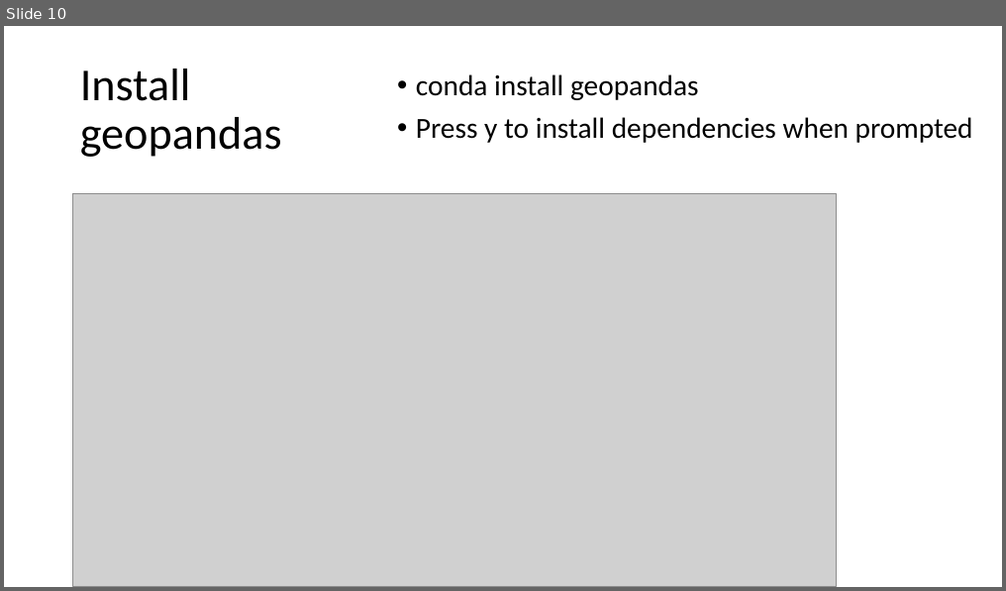
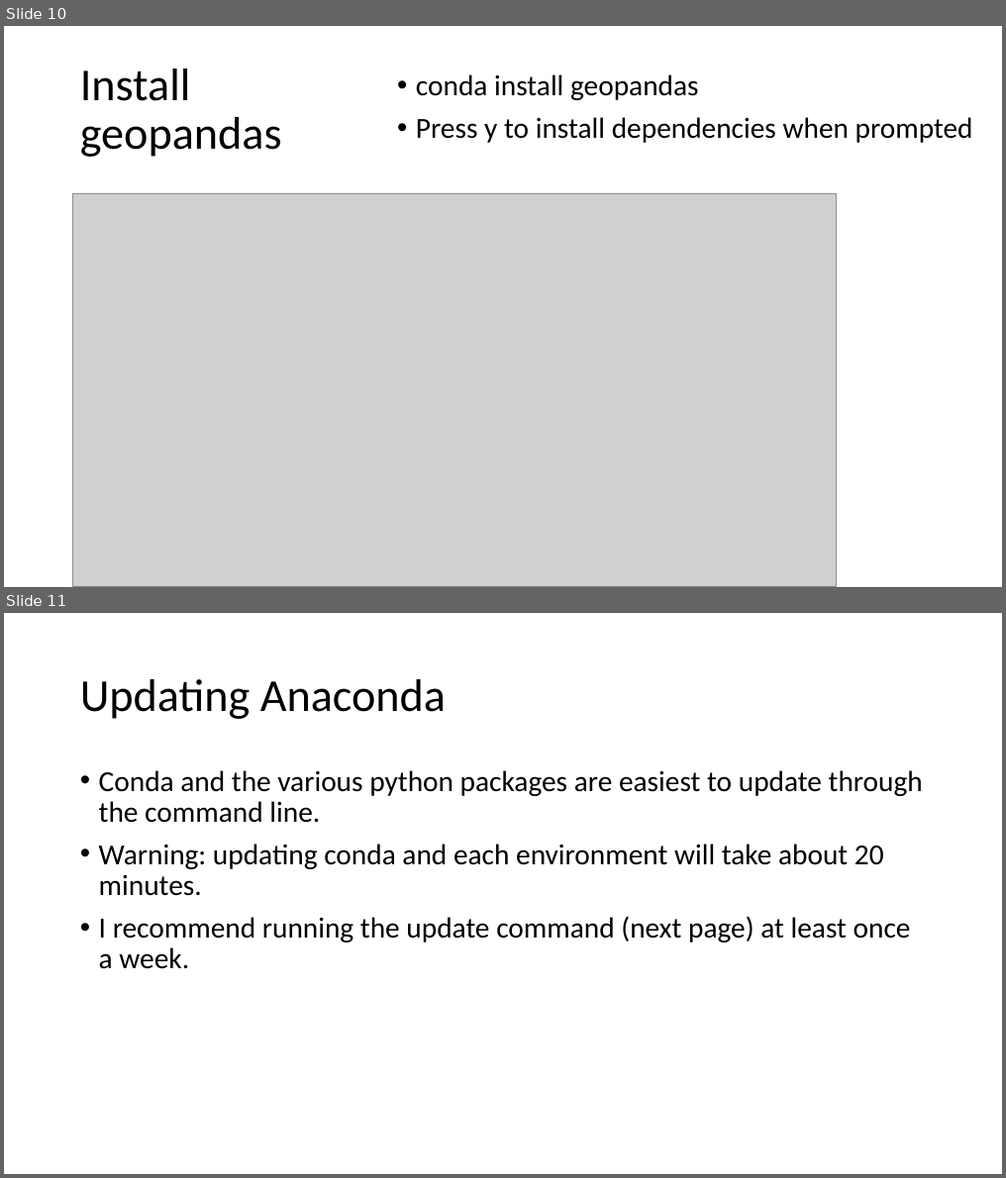
Before and after one commit to mike-babb/intro_to_python, a slide deck: Installing Anaconda and Geopandas.pptx. Shown one above the other, each under a label of ours: slide 10 before the commit, slides 10 and 11 after it. The pictures are 1006x591 and 1006x1178 pixels, drawn with LibreOffice and Linux fonts; fonts in the diff are those of the drawing; grey boxes stand for pictures. Boxes give left, top, right and bottom in pixels: in the first picture for what was removed or moved away, otherwise in the second. Text is boxed around its words. In the diff, an @@ line names an element or a change of style, - is before the commit and + after.

```diff
--- a/Installing Anaconda and Geopandas.pptx
+++ b/Installing Anaconda and Geopandas.pptx
@@ slide 11 added at (4, 613, 1002, 1174), background #FFFFFF @@
@@ title added at (80, 679, 446, 719), 44 pt, text #000000 @@
+Updating Anaconda
@@ text added at (99, 770, 923, 969), 28 pt, text #000000 @@
+• Conda and the various python packages are easiest to update through the command line.
+• Warning: updating conda and each environment will take about 20 minutes.
+• I recommend running the update command (next page) at least once a week.
```
Also in this commit, not shown: 1 slide changed, 1 other slide added, 9 other files.
